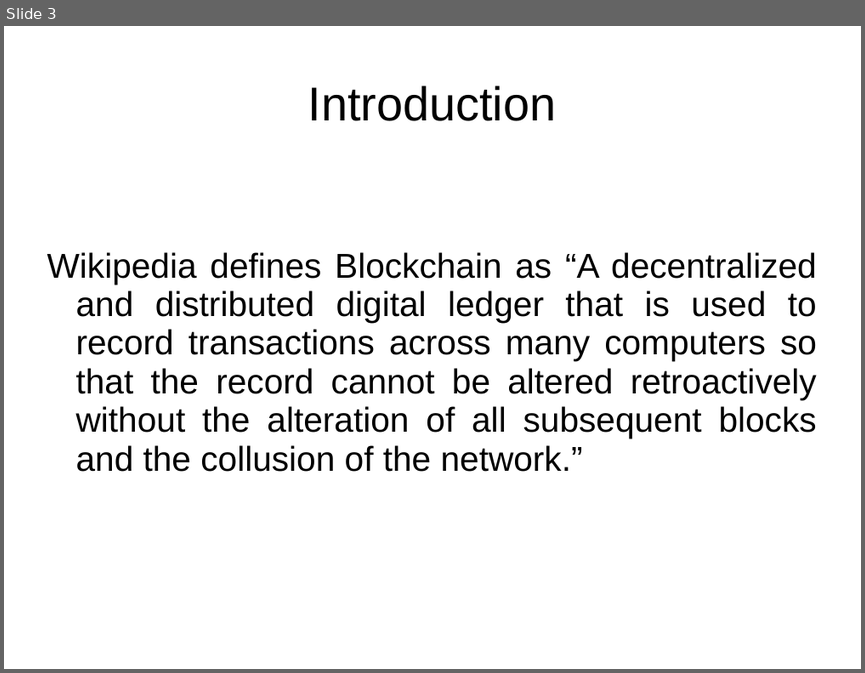
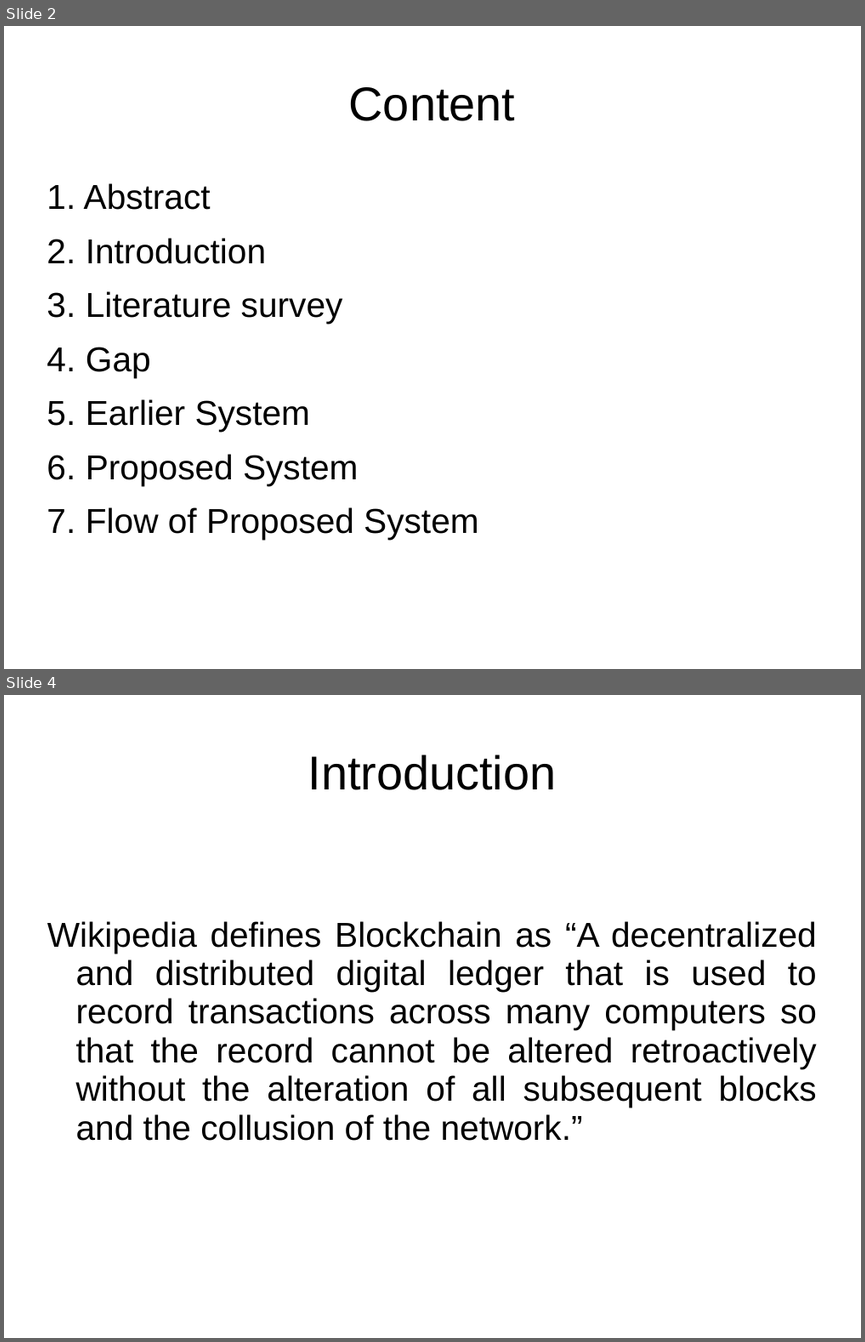
Before and after one commit to ayushbansal323/TE, a slide deck: Seminar/seminar1.ppt. Shown one above the other, each under a label of ours: slide 3 before the commit, slides 2 and 4 after it; the slides between them are not shown. The pictures are 865x673 and 865x1342 pixels, drawn with LibreOffice and Linux fonts; fonts in the diff are those of the drawing. Boxes give left, top, right and bottom in pixels: in the first picture for what was removed or moved away, otherwise in the second. Text is boxed around its words. In the diff, an @@ line names an element or a change of style, - is before the commit and + after.

```diff
--- a/Seminar/seminar1.ppt
+++ b/Seminar/seminar1.ppt
@@ slide 2 added at bbox=[4, 26, 861, 669], background #FFFFFF @@
@@ title added at bbox=[349, 87, 516, 121], 44 pt, text #000000 @@
+Content
@@ text added at bbox=[84, 183, 478, 539], 32 pt, text #000000 @@
+1. Abstract
+2. Introduction
+3. Literature survey
+4. Gap
+5. Earlier System
+6. Proposed System
+7. Flow of Proposed System
@@ what was slide 3 is now slide 4 @@
```
Also in this commit, not shown: 2 slides changed, 1 other slide added, 1 other file.
